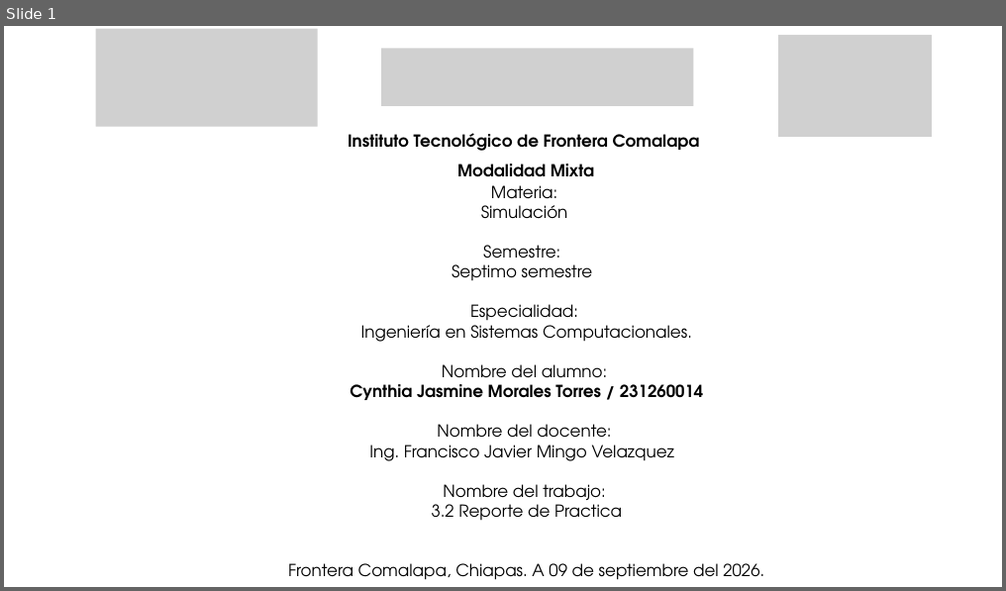
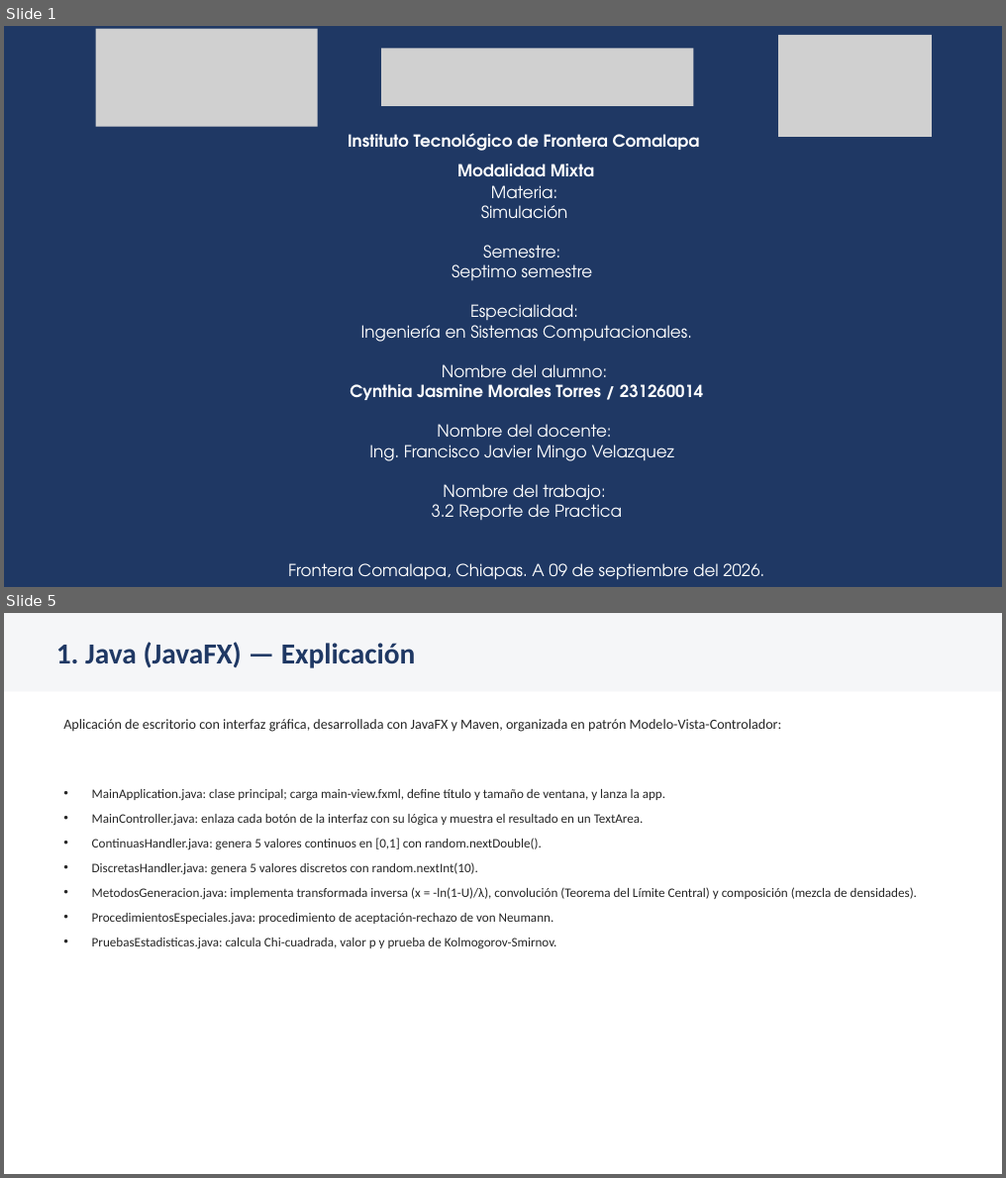
Before and after one commit to Cynthia21Morales/SIMULACION_CynthiaJasmineMT, a slide deck: SIM-Tema-3/Actividad 3.2 Reporte de Practica_CynthiaMorales_SIM_7ISCM.pptx. Shown one above the other, each under a label of ours: slide 1 before the commit, slides 1 and 5 after it; the slides between them are not shown. The pictures are 1006x591 and 1006x1178 pixels, drawn with LibreOffice and Linux fonts; fonts in the diff are those of the drawing; grey boxes stand for pictures. Boxes give left, top, right and bottom in pixels: in the first picture for what was removed or moved away, otherwise in the second. Text is boxed around its words. In the diff, an @@ line names an element or a change of style, - is before the commit and + after.

```diff
--- a/SIM-Tema-3/Actividad 3.2 Reporte de Practica_CynthiaMorales_SIM_7ISCM.pptx
+++ b/SIM-Tema-3/Actividad 3.2 Reporte de Practica_CynthiaMorales_SIM_7ISCM.pptx
@@ slide 5 added at (4,613,1002,1174), background #FFFFFF @@
@@ rectangle added at (4,613,1002,691), fill #F5F6F8 @@
@@ text added at (56,642,416,668), 28 pt, text #1F3864, bold @@
+1. Java (JavaFX) — Explicación
@@ text added at (63,719,782,732), 13.5 pt, text #262626 @@
+Aplicación de escritorio con interfaz gráfica, desarrollada con JavaFX y Maven, organizada en patrón Modelo-Vista-Controlador:
@@ text added at (92,789,917,950), 12.5 pt, text #262626 @@
+• MainApplication.java: clase principal; carga main-view.fxml, define título y tamaño de ventana, y lanza la app.
+• MainController.java: enlaza cada botón de la interfaz con su lógica y muestra el resultado en un TextArea.
+• ContinuasHandler.java: genera 5 valores continuos en [0,1] con random.nextDouble().
+• DiscretasHandler.java: genera 5 valores discretos con random.nextInt(10).
+• MetodosGeneracion.java: implementa transformada inversa (x = -ln(1-U)/λ), convolución (Teorema del Límite Central) y composición (mezcla de densidades).
+• ProcedimientosEspeciales.java: procedimiento de aceptación-rechazo de von Neumann.
+• PruebasEstadisticas.java: calcula Chi-cuadrada, valor p y prueba de Kolmogorov-Smirnov.
@@ slide 1 changed as well @@
@@ background #FFFFFF to #1F3864 @@
@@ text "Instituto Tecnológico de Frontera Comalapa" at (348,133,700,176): text colour #000000 to #FFFFFF @@
@@ text "Materia:" at (288,185,764,580): text colour #000000 to #FFFFFF @@
```
Also in this commit, not shown: 18 other slides added, 20 slides removed, 1 other file.
